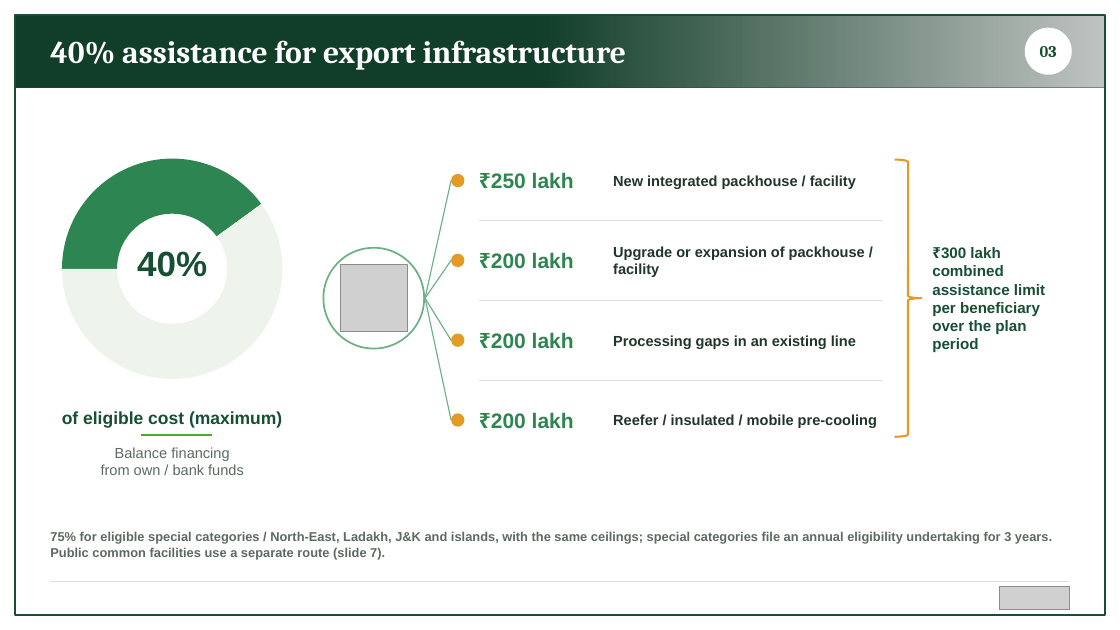
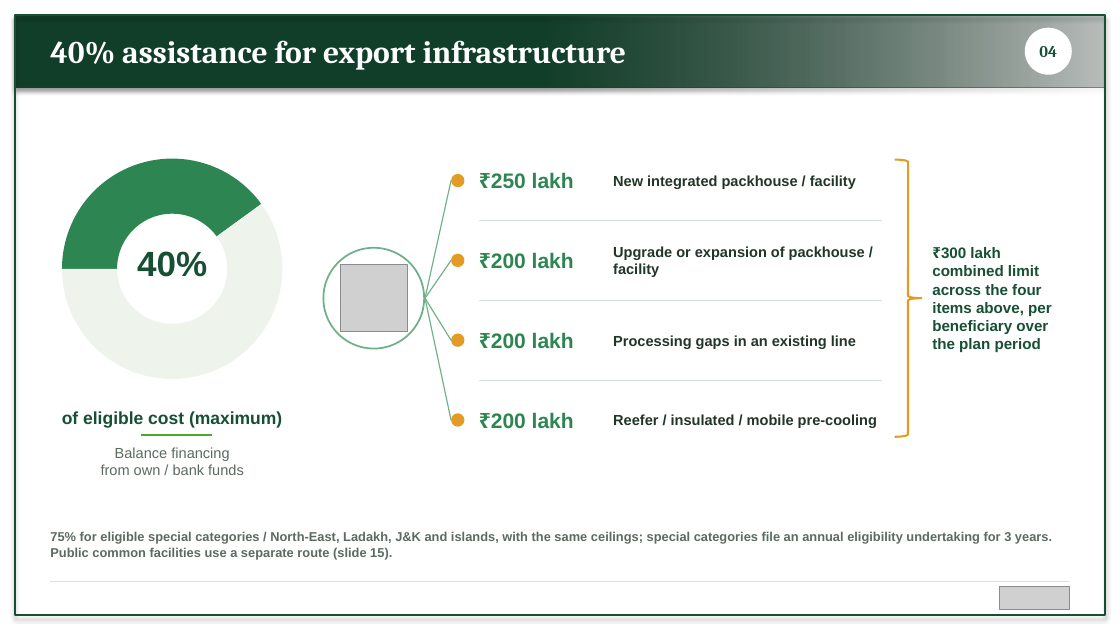
Before and after one commit to BantheFox012/FM, a slide deck: slide 4 of APEDA_BKNY.pptx (slide 3 before the commit). Drawn at 1120x630 pixels with LibreOffice and Linux fonts; fonts in the diff are those of the drawing; grey boxes stand for pictures. Boxes give left, top, right and bottom in pixels: in the first picture for what was removed or moved away, otherwise in the second. Text is boxed around its words. In the diff, an @@ line names an element or a change of style, - is before the commit and + after.

```diff
--- a/APEDA_BKNY.pptx
+++ b/APEDA_BKNY.pptx
@@ rectangle at [15, 15, 1105, 87]: shadow on @@
@@ rectangle at [15, 15, 1105, 615]: shadow on @@
@@ text at [1039, 46, 1057, 57]: text changed @@
-03
+04
@@ text at [932, 247, 1052, 352]: text changed @@
-₹300 lakh combined assistance limit per beneficiary over the plan period
+₹300 lakh combined limit across the four items above, per beneficiary over the plan period
@@ text at [50, 531, 1052, 560]: text changed @@
-75% for eligible special categories / North-East, Ladakh, J&K and islands, with the same ceilings; special categories file an annual eligibility undertaking for 3 years. Public common facilities use a separate route (slide 7).
+75% for eligible special categories / North-East, Ladakh, J&K and islands, with the same ceilings; special categories file an annual eligibility undertaking for 3 years.
+Public common facilities use a separate route (slide 15).
```
Also in this commit, not shown: 12 other slides changed, 1 slide added.
